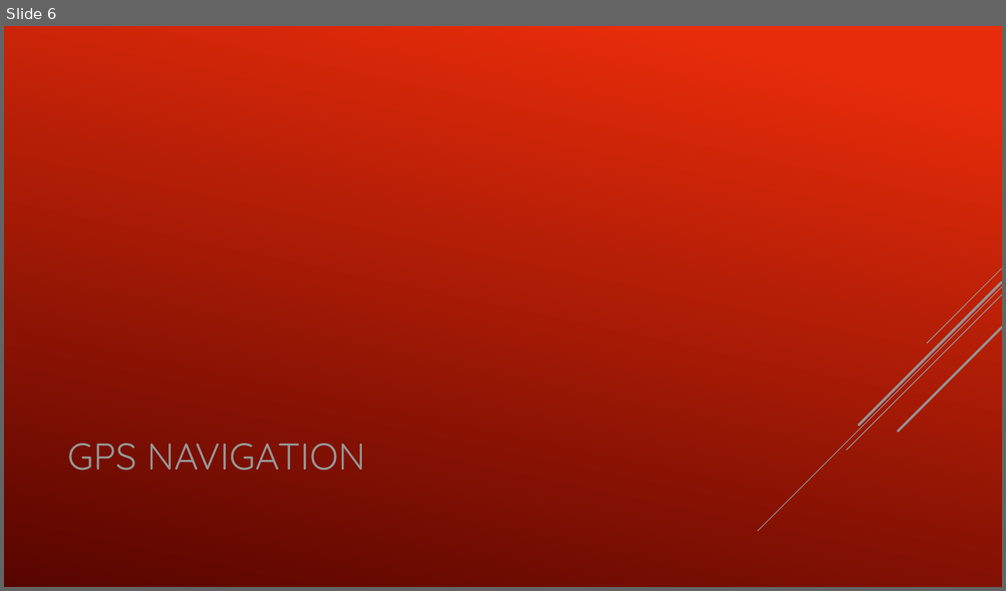
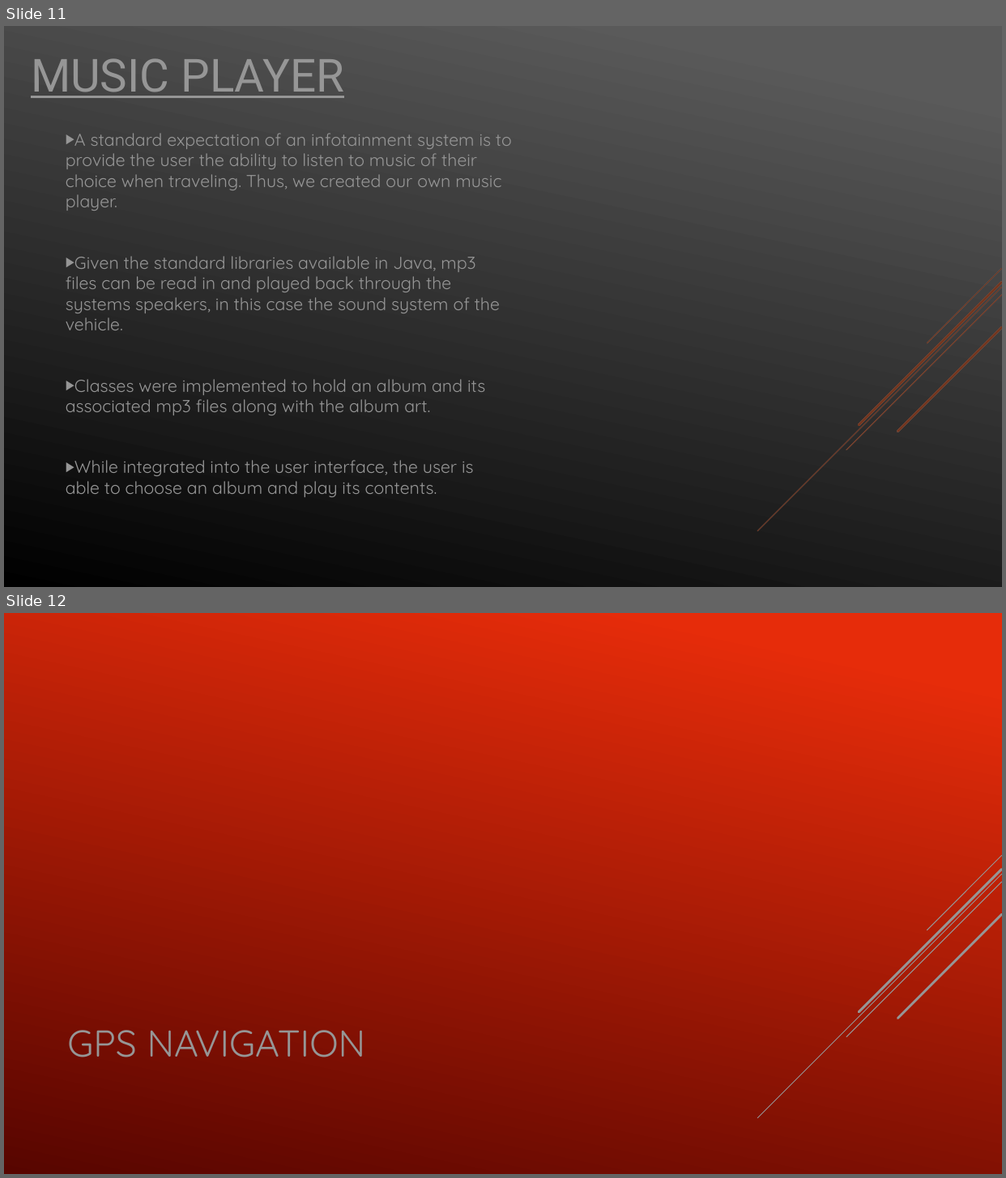
Before and after one commit to Joshua-Bonner/OpenZ, a slide deck: Presentation/OpenZ.pptx. Shown one above the other, each under a label of ours: slide 6 before the commit, slides 11 and 12 after it. The pictures are 1006x591 and 1006x1178 pixels, drawn with LibreOffice and Linux fonts; fonts in the diff are those of the drawing. Boxes give left, top, right and bottom in pixels: in the first picture for what was removed or moved away, otherwise in the second. Text is boxed around its words. In the diff, an @@ line names an element or a change of style, - is before the commit and + after.

```diff
--- a/Presentation/OpenZ.pptx
+++ b/Presentation/OpenZ.pptx
@@ slide 11 added at bbox=[4, 26, 1002, 587], background gradient #5B5B5B to #000000; not listed: 5 template elements that a slide beside it also shows @@
@@ title added at bbox=[31, 58, 344, 98], 44 pt, text #969696, underline @@
+MUSIC PLAYER
@@ text added at bbox=[66, 133, 512, 497], 16.6 pt, text #969696 @@
+▶ A standard expectation of an infotainment system is to provide the user the ability to listen to music of their choice when traveling. Thus, we created our own music player.
+▶ Given the standard libraries available in Java, mp3 files can be read in and played back through the systems speakers, in this case the sound system of the vehicle.
+▶ Classes were implemented to hold an album and its associated mp3 files along with the album art.
+▶ While integrated into the user interface, the user is able to choose an album and play its contents.
@@ group added at bbox=[758, 268, 1002, 531]: 5 lines @@
@@ what was slide 6 is now slide 12 @@
```
Also in this commit, not shown: 4 slides changed, 6 other slides added, 2 slides removed.
